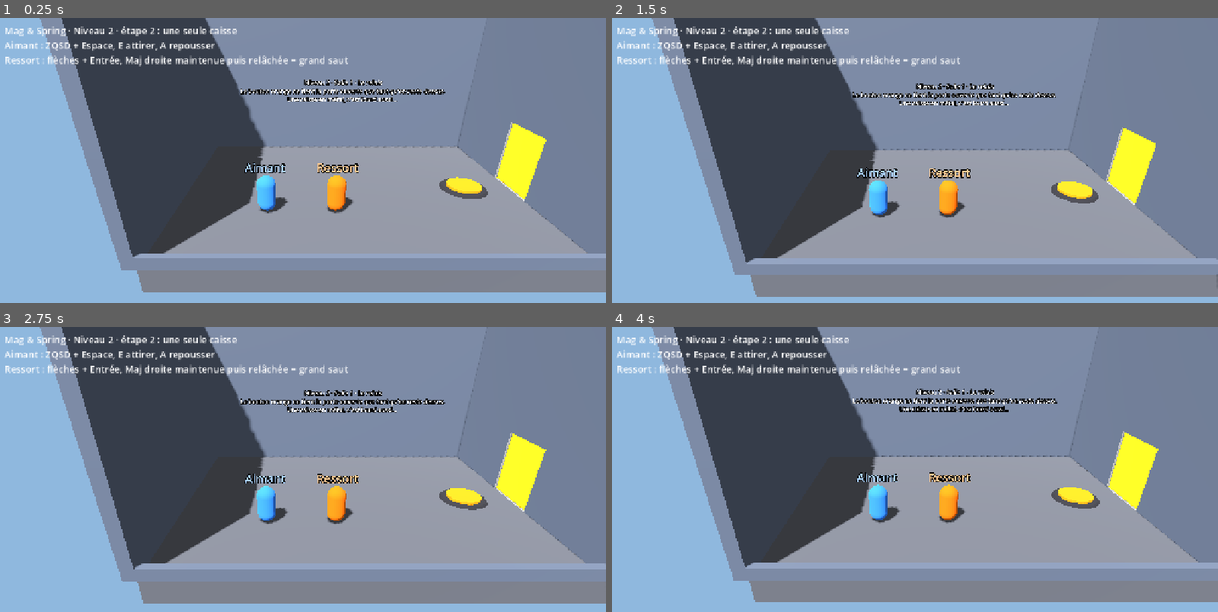
Above: before the commit, frames 1-4 (two rows, left to right).
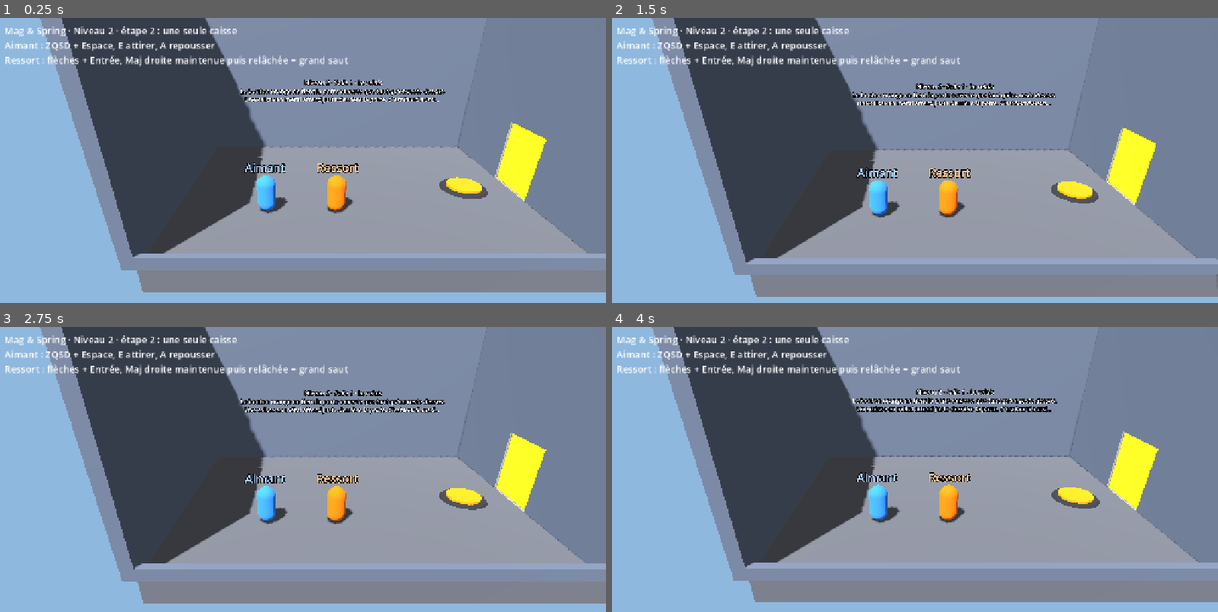
Above: after the commit, the same moments.

Repository: Aphyo/MagSpring
Game: Godot game, scene res://scenes/main.tscn
The game is run twice, just before and just after one commit, with the same random seed, the same clock (stepped at 60 frames per second) and the same inputs.
Inputs:
- Up to frame 1 (0.25 s): no input
- Up to frame 2 (1.5 s): tap Enter at 0.5 s
- Up to frame 3 (2.75 s): no input
- Up to frame 4 (4 s): no input

The runs differ from the first frame. In frame 1, 0.4% of the frame differs, in the area x 40-73%, y 27-31%; in frame 2, 0.4%; in frame 3, 0.5%; in frame 4, 0.5%.

Commit message:
Niveau 2 : le panneau annonce la caisse derrière la porte
On ne voit pas la caisse depuis la salle 1 : le panneau dit maintenant où elle est.

Co-Authored-By: Claude Opus 5.5 <noreply@anthropic.com>
Claude-Session: https://claude.ai/code/session_01HXSnhPvu5eQkQv46XWRZmo

Diff:
--- a/scenes/levels/niveau_2.tscn
+++ b/scenes/levels/niveau_2.tscn
@@ -102,7 +102,7 @@
 pixel_size = 0.01
 text = "Niveau 2 · Salle 1 · Le relais
 Le bouton orange ne tient la porte ouverte que tant qu'on reste dessus.
-Une caisse en métal, c'est lourd aussi…"
+Une caisse en métal attend juste derrière la porte. C'est lourd aussi…"
 font_size = 36
 outline_size = 12
 
